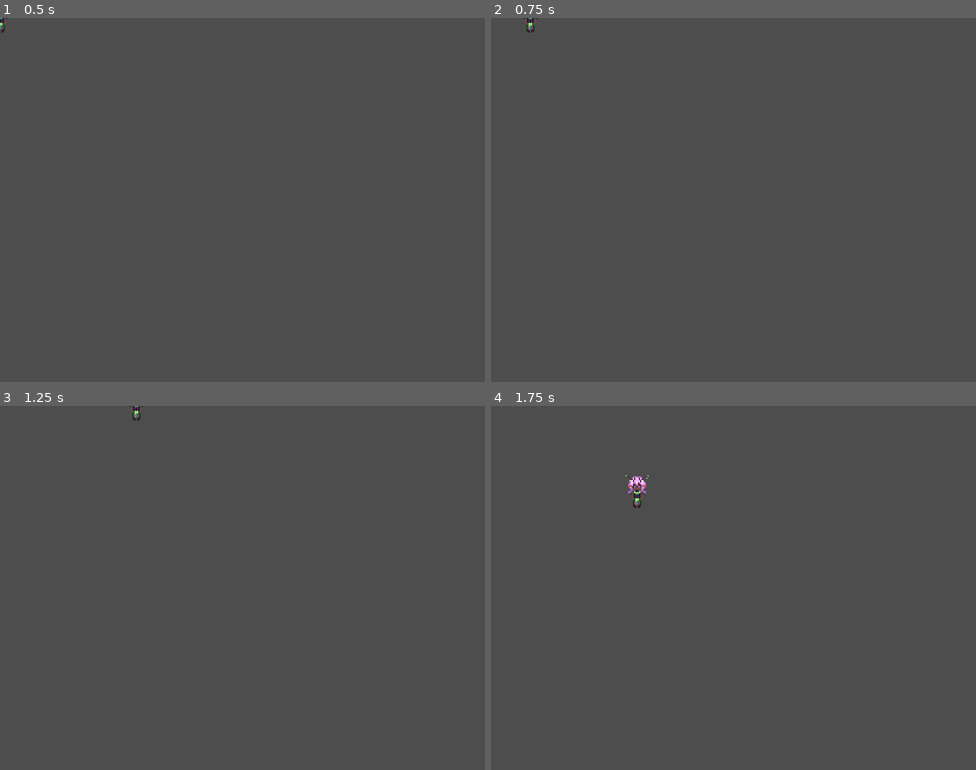
Above: before the commit, frames 1-4 (two rows, left to right).
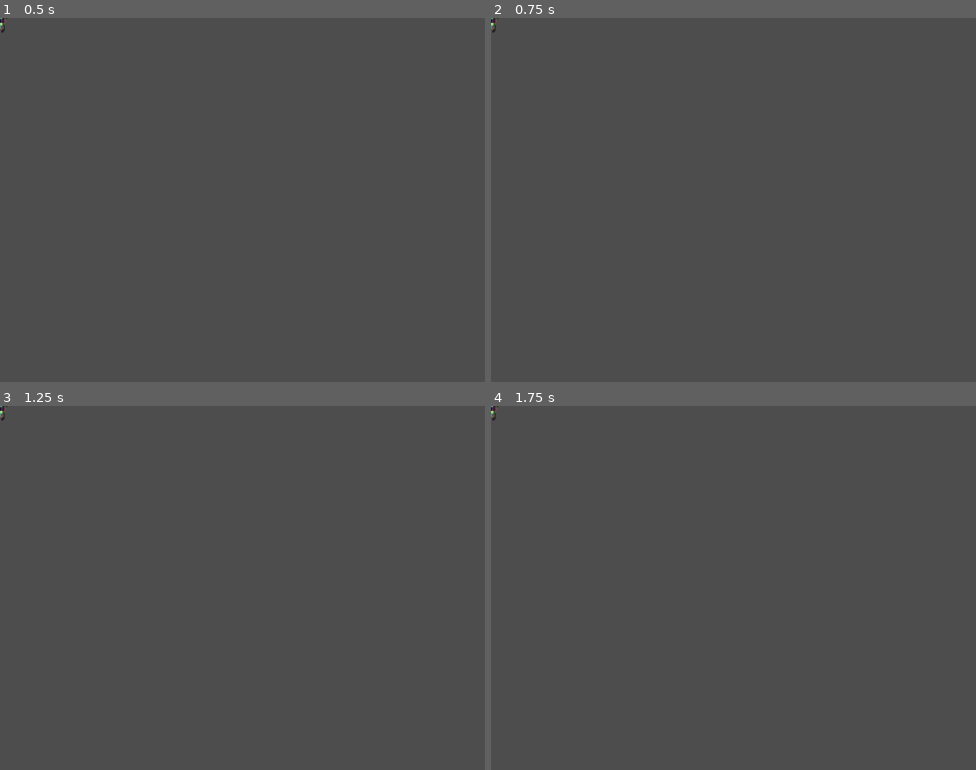
Above: after the commit, the same moments.

Repository: har3nz/MultiplayerDnD
Game: Godot game, scene res://scenes/Characters/druid.tscn
The game is run twice, just before and just after one commit, with the same random seed, the same clock (stepped at 60 frames per second) and the same inputs. This scene is started directly instead of the project's main scene. The engine's default icon, where the game draws it, is replaced by a stand-in: a white triangle on a blue panel in a dark square.
Inputs (mouse positions are in pixels of both pictures, inside the frame that each line leads up to):
- Up to frame 1 (0.5 s): no input
- Up to frame 2 (0.75 s): tap Enter at 0.5 s; move the mouse to (840, 181) at 0.52 s; hold D (right) from 0.53 s (still down); click (840, 181) at 0.6 s
- Up to frame 3 (1.25 s): keep holding D (right)
- Up to frame 4 (1.75 s): move the mouse to (636, 606) at 1.27 s; release D (right) at 1.28 s; hold S (down) from 1.28 s (still down); click (636, 606) at 1.35 s

Frame 1 is identical in both runs. In frame 2, 0.1% of the frame differs, in the area x 0-10%, y 0-4%; in frame 3, 0.1%; in frame 4, 0.3%, in the area x 0-33%, y 0-28%.
Error before the commit: Cannot call method 'send' on a null value. (res://scripts/Network/packet_info/packet_info.gd:27)

Commit message:
test save

Diff:
--- a/scenes/Characters/barbarian.tscn
+++ b/scenes/Characters/barbarian.tscn
@@ -8,6 +8,8 @@
 radius = 31.0
 
 [node name="barbarian" type="CharacterBody2D" unique_id=452444259]
+collision_layer = 0
+collision_mask = 0
 motion_mode = 1
 script = ExtResource("1_omgms")
 
--- a/scenes/Characters/bard.tscn
+++ b/scenes/Characters/bard.tscn
@@ -7,14 +7,16 @@
 radius = 9.0
 height = 52.0
 
-[node name="bard" type="CharacterBody2D"]
+[node name="bard" type="CharacterBody2D" unique_id=2136882972]
+collision_layer = 0
+collision_mask = 0
 script = ExtResource("1_tvokh")
 
-[node name="Sprite2D" type="Sprite2D" parent="."]
+[node name="Sprite2D" type="Sprite2D" parent="." unique_id=1269428785]
 texture_filter = 1
 scale = Vector2(2, 2)
 texture = ExtResource("1_8okr8")
 
-[node name="CollisionShape2D" type="CollisionShape2D" parent="."]
+[node name="CollisionShape2D" type="CollisionShape2D" parent="." unique_id=1254945654]
 position = Vector2(1, -1)
 shape = SubResource("CapsuleShape2D_8okr8")
--- a/scenes/Characters/druid.tscn
+++ b/scenes/Characters/druid.tscn
@@ -7,6 +7,8 @@
 radius = 29.068884
 
 [node name="druid" type="CharacterBody2D" unique_id=1072634059]
+collision_layer = 0
+collision_mask = 0
 script = ExtResource("1_igss6")
 
 [node name="Sprite2D" type="Sprite2D" parent="." unique_id=571863622]
--- a/scenes/Characters/rogue.tscn
+++ b/scenes/Characters/rogue.tscn
@@ -6,22 +6,24 @@
 [sub_resource type="CapsuleShape2D" id="CapsuleShape2D_b3c45"]
 height = 50.0
 
-[node name="rogue" type="CharacterBody2D"]
+[node name="rogue" type="CharacterBody2D" unique_id=1306083029]
+collision_layer = 0
+collision_mask = 0
 script = ExtResource("1_wf50m")
 
-[node name="Sprite2D" type="Sprite2D" parent="."]
+[node name="Sprite2D" type="Sprite2D" parent="." unique_id=1086782280]
 texture_filter = 1
 position = Vector2(-1, 1)
 scale = Vector2(2, 2)
 texture = ExtResource("2_8kakk")
 
-[node name="CollisionShape2D" type="CollisionShape2D" parent="."]
+[node name="CollisionShape2D" type="CollisionShape2D" parent="." unique_id=283959741]
 shape = SubResource("CapsuleShape2D_b3c45")
 
-[node name="Timer" type="Timer" parent="."]
+[node name="Timer" type="Timer" parent="." unique_id=984477581]
 wait_time = 2.0
 
-[node name="Cooldown" type="Timer" parent="."]
+[node name="Cooldown" type="Timer" parent="." unique_id=1925692040]
 
 [connection signal="timeout" from="Timer" to="." method="_on_timer_timeout"]
 [connection signal="timeout" from="Cooldown" to="." method="_on_cooldown_timeout"]
--- a/scripts/Characters/barbarian.gd
+++ b/scripts/Characters/barbarian.gd
@@ -34,7 +34,7 @@
 
 
 func _physics_process(delta) -> void:
-	if !is_multiplayer_authority(): return
+	if !is_authority: return
 	velocity = Input.get_vector("left", "right", "up", "down") * SPEED
 	m_pos = get_viewport().get_mouse_position()
 
--- a/scripts/Characters/druid.gd
+++ b/scripts/Characters/druid.gd
@@ -28,7 +28,7 @@
 
 
 func _physics_process(_delta) -> void:
-	if !is_multiplayer_authority(): return
+	if !is_authority: return
 	m_pos = get_global_mouse_position()
 
 	velocity = Input.get_vector("left", "right", "up", "down") * cur_speed
--- a/scripts/Characters/rogue.gd
+++ b/scripts/Characters/rogue.gd
@@ -37,7 +37,7 @@
 
 
 func _physics_process(_delta) -> void:
-	if !is_multiplayer_authority(): return
+	if !is_authority: return
 	m_pos = get_global_mouse_position()
 
 	velocity = Input.get_vector("left", "right", "up", "down") * cur_speed
--- a/scripts/Network/client_network_globals.gd
+++ b/scripts/Network/client_network_globals.gd
@@ -11,6 +11,22 @@
 var remote_ids: Array[int]
 var packet
 var selected_class: ClassSelect
+
+@export var wizard = preload("res://scenes/Characters/wizard.tscn")
+@export var bard = preload("res://scenes/Characters/bard.tscn")
+@export var druid = preload("res://scenes/Characters/druid.tscn")
+@export var barbarian = preload("res://scenes/Characters/barbarian.tscn")
+@export var rogue = preload("res://scenes/Characters/rogue.tscn")
+
+enum CLASSES{
+	WIZARD,
+	DRUID,
+	BARD,
+	ROGUE,
+	BARBARIAN,
+}
+var player = wizard
+
 func _ready() -> void:
 	NetworkHandler.on_client_packet.connect(on_client_packet)
 
@@ -36,16 +52,27 @@
 			get_tree().change_scene_to_file("res://scenes/world.tscn")
 
 		PacketInfo.PACKET_TYPE.SPAWN_PLAYER:
+			match selected_class:
+				CLASSES.WIZARD:
+					player = wizard.instantiate()
+				CLASSES.DRUID:
+					player = druid.instantiate()
+				CLASSES.BARD:
+					player = bard.instantiate()
+				CLASSES.ROGUE:
+					player = rogue.instantiate()
+				CLASSES.BARBARIAN:
+					player = barbarian.instantiate()
 			for peer_id in packet.peer_ids:
 				if get_node_or_null(str(peer_id)) != null or selected_class != null:
-					PlayerSpawner.spawn_player(selected_class)
+					print(peer_id)
+					PlayerSpawner.spawn_player(peer_id, player)
 		PacketInfo.PACKET_TYPE.SHOOT_PROJECTILE:
 			pass
 		PacketInfo.PACKET_TYPE.SKILL_POSITION:
 			pass
 		PacketInfo.PACKET_TYPE.CLASS_SELECT:
 			selected_class = ClassSelect.create_from_data(data)
-			print(selected_class)
 		_:
 			push_error("Packet type with index ", data[0], " unhandled")
 
--- a/scripts/Network/packet_info/packet_info.gd
+++ b/scripts/Network/packet_info/packet_info.gd
@@ -1,14 +1,14 @@
 class_name PacketInfo
 
 enum PACKET_TYPE {
-	ID_ASSIGNMENT = 0,
-	PLAYER_POSITION = 1,
-	PEER_LIST = 2,
-	START_GAME = 3,
-	SPAWN_PLAYER = 4,
-	SHOOT_PROJECTILE = 5,
-	SKILL_POSITION = 6,
-	CLASS_SELECT = 7
+	ID_ASSIGNMENT,
+	PLAYER_POSITION,
+	PEER_LIST,
+	START_GAME,
+	SPAWN_PLAYER,
+	SHOOT_PROJECTILE,
+	SKILL_POSITION,
+	CLASS_SELECT,
 }
 
 var packet_type: PACKET_TYPE
--- a/scripts/Network/player_spawner.gd
+++ b/scripts/Network/player_spawner.gd
@@ -1,37 +1,6 @@
 extends Node
 
-@export var wizard = preload("res://scenes/Characters/wizard.tscn")
-@export var bard = preload("res://scenes/Characters/bard.tscn")
-@export var druid = preload("res://scenes/Characters/druid.tscn")
-@export var barbarian = preload("res://scenes/Characters/barbarian.tscn")
-@export var rogue = preload("res://scenes/Characters/rogue.tscn")
-
-enum CLASSES{
-	WIZARD,
-	DRUID,
-	BARD,
-	ROGUE,
-	BARBARIAN,
-}
-var player = wizard
-func spawn_player(data: ClassSelect) -> void:
-	var id: int = data.id
-	var selected_class: int = data.selected_class
-
-	if get_node_or_null(str(id)) != null:
-		return
-
-	if selected_class == CLASSES.WIZARD:
-		player = wizard.instantiate()
-	if selected_class == CLASSES.DRUID:
-		player = druid.instantiate()
-	if selected_class == CLASSES.BARD:
-		player = bard.instantiate()
-	if selected_class == CLASSES.ROGUE:
-		player = rogue.instantiate()
-	if selected_class == CLASSES.BARBARIAN:
-		player = barbarian.instantiate()
-
+func spawn_player(id: int, player: Node) -> void:
 	player.owner_id = id
 	player.name = str(id)
 	call_deferred("add_child", player)
--- a/scripts/Network/server_network_globals.gd
+++ b/scripts/Network/server_network_globals.gd
@@ -20,7 +20,7 @@
 func on_peer_disconnected(peer_id: int) -> void:
 	peer_ids.erase(peer_id)
 
-
+var selected_class: ClassSelect
 
 func on_server_packet(peer_id: int, data: PackedByteArray) -> void:
 	var packet_type: int = data.decode_u8(0)
@@ -30,6 +30,7 @@
 		PacketInfo.PACKET_TYPE.SKILL_POSITION:
 			handle_skill_position.emit(SkillPosition.create_from_data(data))
 		PacketInfo.PACKET_TYPE.CLASS_SELECT:
-			pass
+			selected_class = ClassSelect.create_from_data(data)
+			selected_class.broadcast(NetworkHandler.connection)
 		_:
 			push_error("Packet type with index ", data [0], " unhandled!")
--- a/scripts/Network/waiting_room.gd
+++ b/scripts/Network/waiting_room.gd
@@ -57,31 +57,40 @@
 	var peer_id = ClientNetworkGlobals.id
 	if peer_id == -1:
 		return
-	print(peer_id)
-	ClassSelect.create(peer_id, CLASSES.WIZARD)
+	var packet := ClassSelect.create(peer_id, CLASSES.WIZARD)
+	if NetworkHandler.server_peer:
+		packet.send(NetworkHandler.server_peer)
 
 func _on_barbarian_pressed() -> void:
 	var peer_id = ClientNetworkGlobals.id
 	if peer_id == -1:
 		return
-	ClassSelect.create(peer_id, CLASSES.BARBARIAN)
+	var packet := ClassSelect.create(peer_id, CLASSES.BARBARIAN)
+	if NetworkHandler.server_peer:
+		packet.send(NetworkHandler.server_peer)
 
 
 func _on_rogue_pressed() -> void:
 	var peer_id = ClientNetworkGlobals.id
 	if peer_id == -1:
 		return
-	ClassSelect.create(peer_id, CLASSES.ROGUE)
+	var packet := ClassSelect.create(peer_id, CLASSES.ROGUE)
+	if NetworkHandler.server_peer:
+		packet.send(NetworkHandler.server_peer)
 
 
 func _on_bard_pressed() -> void:
 	var peer_id = ClientNetworkGlobals.id
 	if peer_id == -1:
 		return
-	ClassSelect.create(peer_id, CLASSES.BARD)
+	var packet := ClassSelect.create(peer_id, CLASSES.BARD)
+	if NetworkHandler.server_peer:
+		packet.send(NetworkHandler.server_peer)
 
 func _on_druid_pressed() -> void:
 	var peer_id = ClientNetworkGlobals.id
 	if peer_id == -1:
 		return
-	ClassSelect.create(peer_id, CLASSES.DRUID)
+	var packet := ClassSelect.create(peer_id, CLASSES.DRUID)
+	if NetworkHandler.server_peer:
+		packet.send(NetworkHandler.server_peer)
--- a/scripts/world.gd
+++ b/scripts/world.gd
@@ -2,6 +2,22 @@
 
 var is_authority: bool:
 	get: return NetworkHandler.is_server
+
+@export var wizard = preload("res://scenes/Characters/wizard.tscn")
+@export var bard = preload("res://scenes/Characters/bard.tscn")
+@export var druid = preload("res://scenes/Characters/druid.tscn")
+@export var barbarian = preload("res://scenes/Characters/barbarian.tscn")
+@export var rogue = preload("res://scenes/Characters/rogue.tscn")
+
+enum CLASSES{
+	WIZARD,
+	DRUID,
+	BARD,
+	ROGUE,
+	BARBARIAN,
+}
+
+var players = []
 
 func _ready():
 	if not is_authority:
@@ -10,5 +26,26 @@
 	var start_packet := SpawnPlayer.create()
 	start_packet.broadcast(NetworkHandler.connection)
 
-	#for peer_id in ServerNetworkGlobals.peer_ids:
-		#PlayerSpawner.spawn_player(peer_id)
+	for peer_id in ServerNetworkGlobals.peer_ids:
+
+		var id: int = ServerNetworkGlobals.selected_class.id
+		var selected_class: int = ServerNetworkGlobals.selected_class.selected_class
+
+		if get_node_or_null(str(id)) != null:
+			return
+
+		var player
+		match selected_class:
+			CLASSES.WIZARD:
+				player = wizard.instantiate()
+			CLASSES.DRUID:
+				player = druid.instantiate()
+			CLASSES.BARD:
+				player = bard.instantiate()
+			CLASSES.ROGUE:
+				player = rogue.instantiate()
+			CLASSES.BARBARIAN:
+				player = barbarian.instantiate()
+			_:
+				push_error("Class with id %d not defined!" % selected_class)
+		PlayerSpawner.spawn_player(id, player)
Not shown: 1 places in scenes/Characters/bard.tscn that only renumber resources
Not shown: 1 places in scenes/Characters/rogue.tscn that only renumber resources
